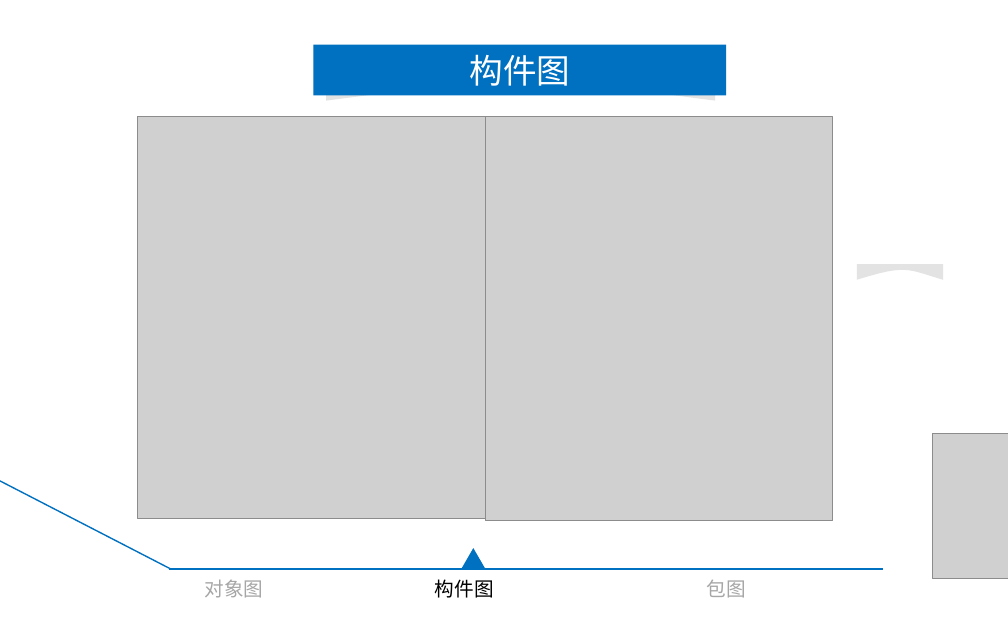
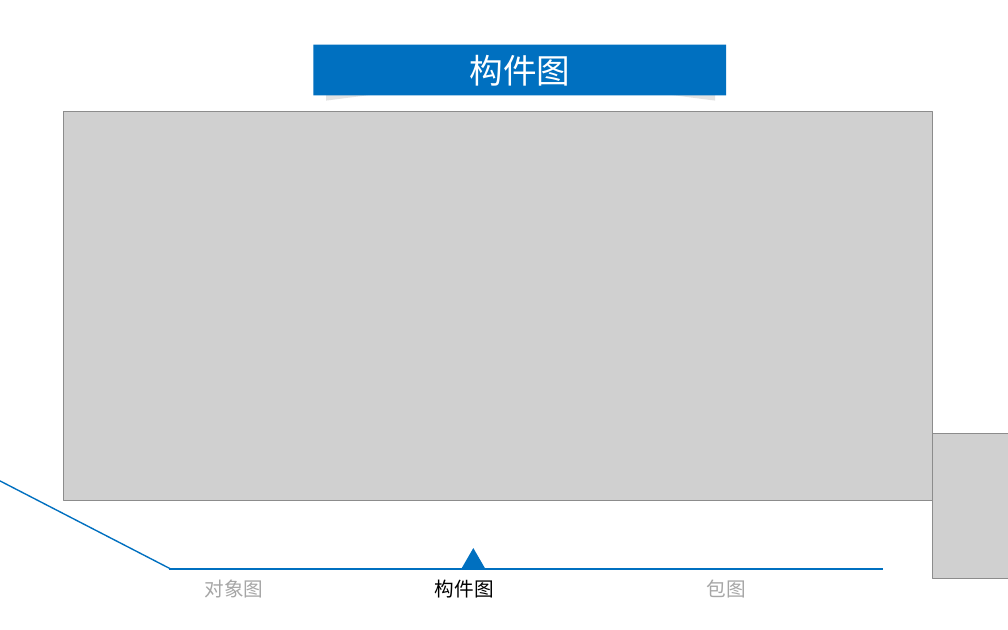
Before and after one commit to ToryXu0407/Project_yc, a slide deck: slide 12 of 翻转课堂/翻转课堂PPT.pptx. Drawn at 1008x630 pixels with LibreOffice and Linux fonts; fonts in the diff are those of the drawing; grey boxes stand for pictures. Boxes give left, top, right and bottom in pixels: in the first picture for what was removed or moved away, otherwise in the second. Text is boxed around its words. In the diff, an @@ line names an element or a change of style, - is before the commit and + after.

```diff
--- a/翻转课堂/翻转课堂PPT.pptx
+++ b/翻转课堂/翻转课堂PPT.pptx
@@ picture added at (x1=64, y1=112, x2=932, y2=500) @@
@@ picture removed at (x1=137, y1=117, x2=500, y2=519) @@
@@ picture removed at (x1=485, y1=117, x2=833, y2=521) @@
@@ freeform shape removed at (x1=857, y1=264, x2=943, y2=279) @@
```
Also in this commit, not shown: 1 other slide changed.
